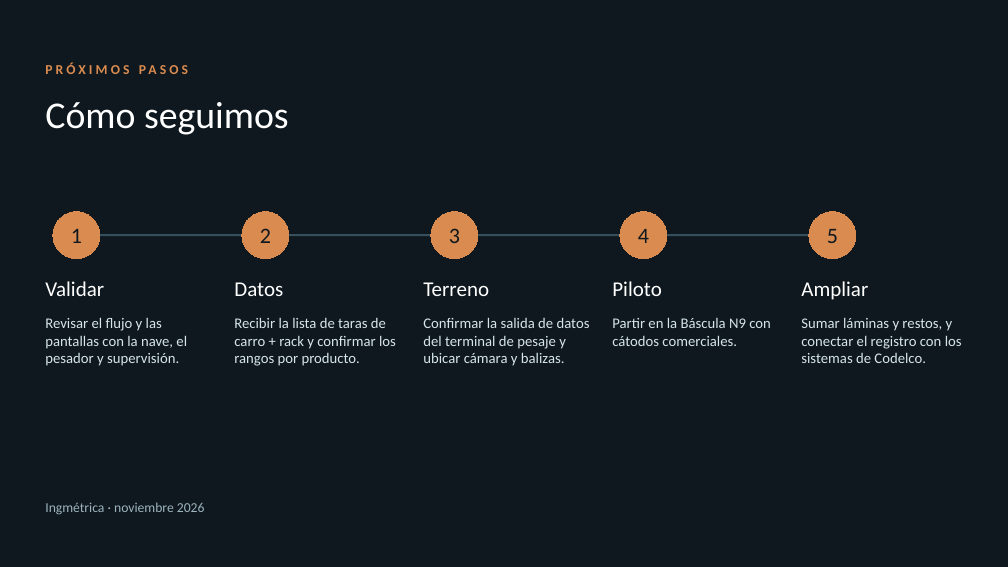
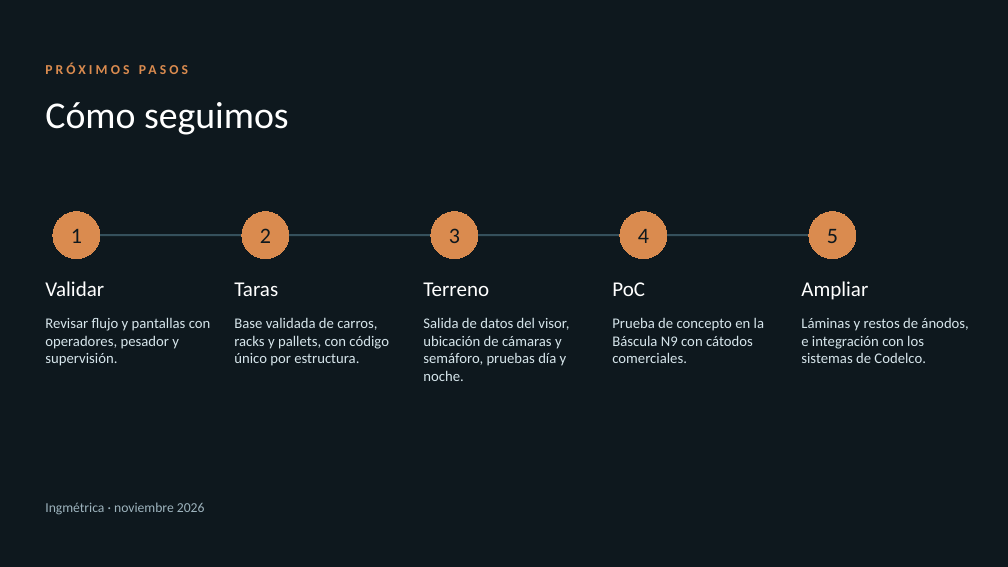
Before and after one commit to BortegaING/Codelco-Proyecto, a slide deck: slide 15 of presentacion/Bascula-N9-Ventanas.pptx (slide 16 before the commit). Drawn at 1008x567 pixels with LibreOffice and Linux fonts; fonts in the diff are those of the drawing. Boxes give left, top, right and bottom in pixels: in the first picture for what was removed or moved away, otherwise in the second. Text is boxed around its words. In the diff, an @@ line names an element or a change of style, - is before the commit and + after.

```diff
--- a/presentacion/Bascula-N9-Ventanas.pptx
+++ b/presentacion/Bascula-N9-Ventanas.pptx
@@ text at (x1=234, y1=282, x2=278, y2=296): text changed @@
-Datos
+Taras
@@ text at (x1=612, y1=282, x2=645, y2=296): text changed @@
-Piloto
+PoC
@@ text at (x1=45, y1=317, x2=211, y2=366): text changed @@
-Revisar el flujo y las pantallas con la nave, el pesador y supervisión.
+Revisar flujo y pantallas con operadores, pesador y supervisión.
@@ text at (x1=234, y1=318, x2=389, y2=366): text changed @@
-Recibir la lista de taras de carro + rack y confirmar los rangos por producto.
+Base validada de carros, racks y pallets, con código único por estructura.
@@ text at (x1=423, y1=317, x2=569, y2=381): text changed @@
-Confirmar la salida de datos del terminal de pesaje y ubicar cámara y balizas.
+Salida de datos del visor, ubicación de cámaras y semáforo, pruebas día y noche.
@@ text at (x1=612, y1=317, x2=764, y2=363): text changed @@
-Partir en la Báscula N9 con cátodos comerciales.
+Prueba de concepto en la Báscula N9 con cátodos comerciales.
@@ text at (x1=801, y1=318, x2=968, y2=363): text changed @@
-Sumar láminas y restos, y conectar el registro con los sistemas de Codelco.
+Láminas y restos de ánodos, e integración con los sistemas de Codelco.
```
Also in this commit, not shown: 7 other slides changed, 6 slides added, 7 slides removed, 32 other files.
